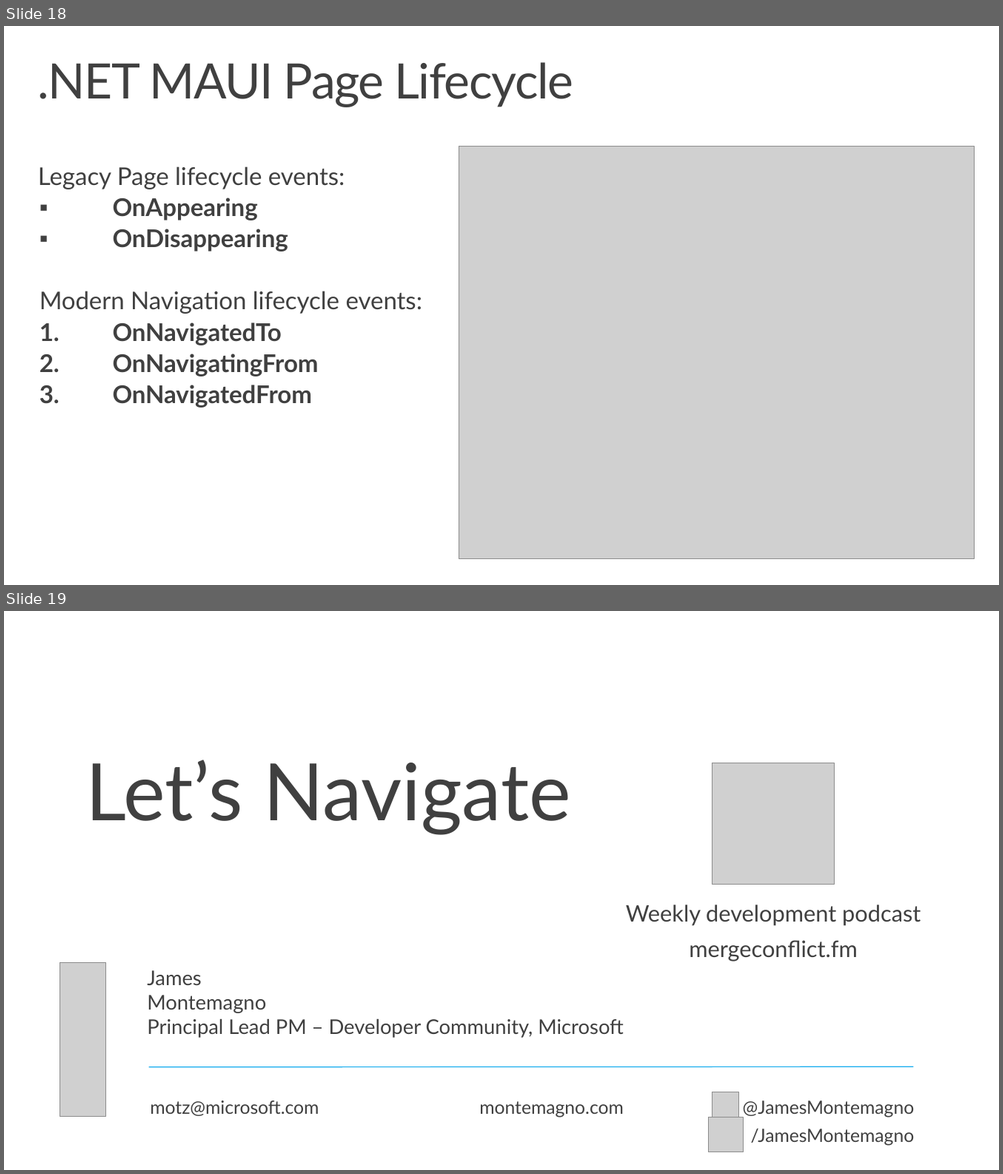
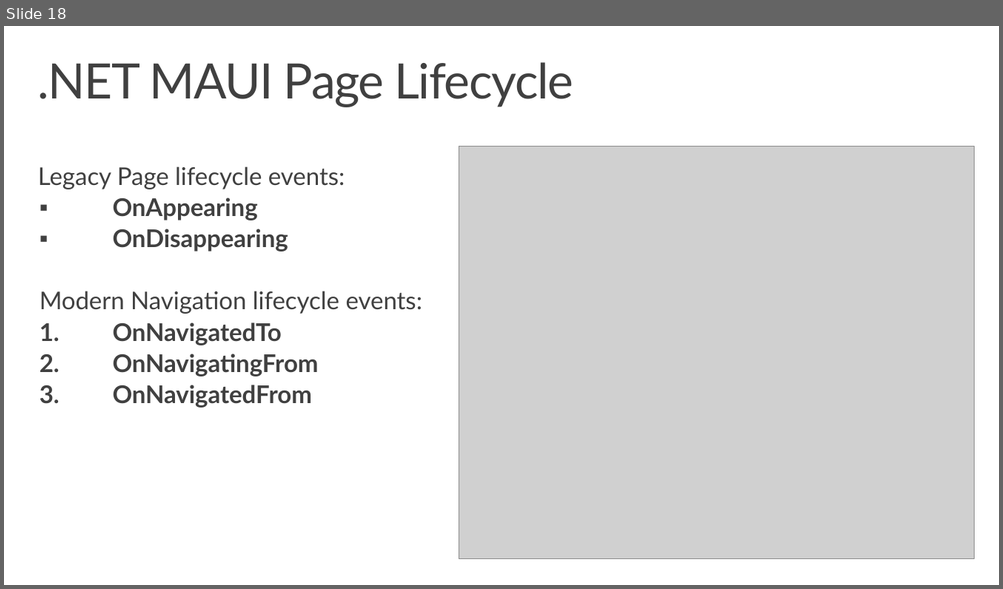
Before and after one commit to dotnet-presentations/dotnet-maui-workshop, a slide deck: Slides/Workshop3 - Navigation.pptx. Shown one above the other, each under a label of ours: slides 18 and 19 before the commit, slide 18 after it. The pictures are 1003x1174 and 1003x589 pixels, drawn with LibreOffice and Linux fonts; fonts in the diff are those of the drawing; grey boxes stand for pictures; background and template pictures are left out. Boxes give left, top, right and bottom in pixels: in the first picture for what was removed or moved away, otherwise in the second. Text is boxed around its words. In the diff, an @@ line names an element or a change of style, - is before the commit and + after.

Commit message:
Buncha slide updates! (#136)
* Fixing part 0 slides inc removing the montemagno branding, old dotnet 6 stuff, updated design

* updating part 1 slides

* slide updates and deleting old junk

* moar slide updates

* re-adding part 5 lol

* shrink slides

---------

```diff
--- a/Slides/Workshop3 - Navigation.pptx
+++ b/Slides/Workshop3 - Navigation.pptx
@@ slide 19 removed at (4, 611, 999, 1170), background #FFFFFF @@
@@ text removed at (85, 760, 571, 835) @@
-Let’s Navigate
@@ picture removed at (712, 763, 834, 884) @@
@@ text removed at (626, 905, 920, 962) @@
-Weekly development podcast
-mergeconflict.fm
@@ picture removed at (60, 963, 105, 1118) @@
@@ text removed at (147, 971, 623, 1038) @@
-James
-Montemagno
-Principal Lead PM – Developer Community, Microsoft
@@ line removed from (149, 1068) to (913, 1067) @@
@@ picture removed at (712, 1092, 739, 1119) @@
@@ text removed at (150, 1101, 318, 1116) @@
-motz@microsoft.com
@@ text removed at (479, 1102, 623, 1118) @@
-montemagno.com
@@ picture removed at (708, 1118, 743, 1153) @@
@@ text removed at (743, 1101, 914, 1146) @@
-@JamesMontemagno
-/JamesMontemagno
```
Also in this commit, not shown: 2 slides added, 1 other slide removed, 5 other files.
